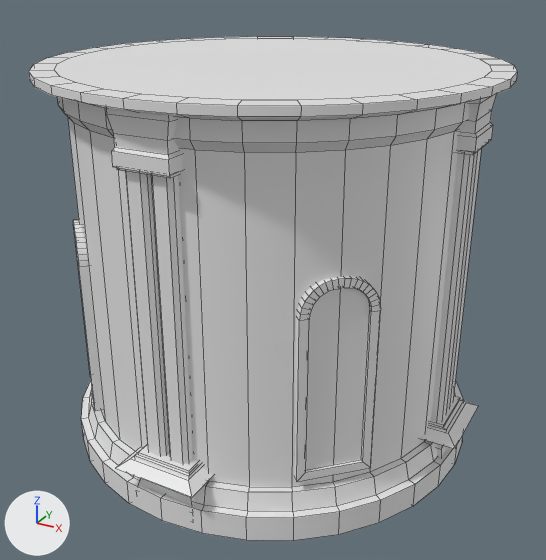
The FBX model Assets/RawModels/Elements/Tower_2.fbx: old version first, new version second.
One viewpoint serves both versions: a 50 mm camera at (0.924, -1.68, 1.258) aimed at (0.02, -0.037, 0.437). The axes (+X, +Y, +Z) are drawn at lower left. The lights are the same throughout. Mesh edges are drawn as thin lines. Where no turn or scale is listed for an object, it has been applied to the vertices. Vertices at the same position are counted once.

In view in the first picture: 'Tower_2'.
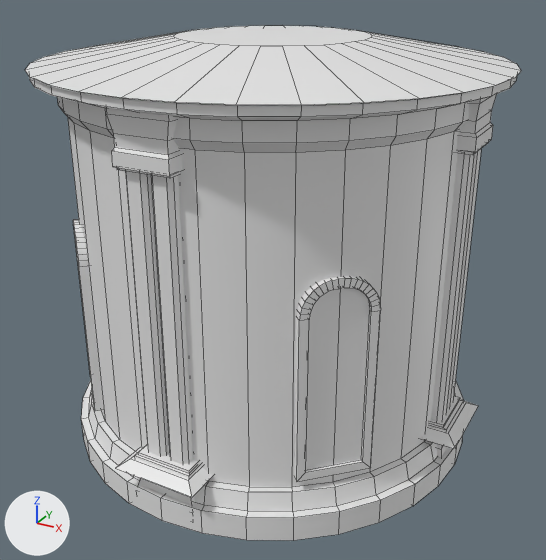
Patch to the scene script:
```diff
--- a/Assets/RawModels/Elements/Tower_2.fbx.py
+++ b/Assets/RawModels/Elements/Tower_2.fbx.py
@@ me_cylinder_023 @@
 me_cylinder_023.from_pydata(...)  # 1216 vertices, 1010 faces; spans x -0.575..0.575, y -0.575..0.575, z 0.0..1.003
 # used by ob_tower_2; location = (0.0, 0.0, 0.0)
+# me_cylinder_023 part 1: a new loose piece, a 32-sided cut cone along z (radius 0.582 at the low end, 0.239 at the high end) spanning x -0.582..0.582, y -0.582..0.582, z 1.006..1.065, in mat_detail (white #e7e7e7)
 me_cylinder_023.materials.append(mat_wall)
```

Boxes [x1, y1, x2, y2] around the edits, measured in the pictures (546 x 560 px):
'Tower_2', reshaped: before [29, 36, 517, 540]; after [25, 26, 521, 540]
part 1 of me_cylinder_023, added: after [25, 26, 521, 105]
